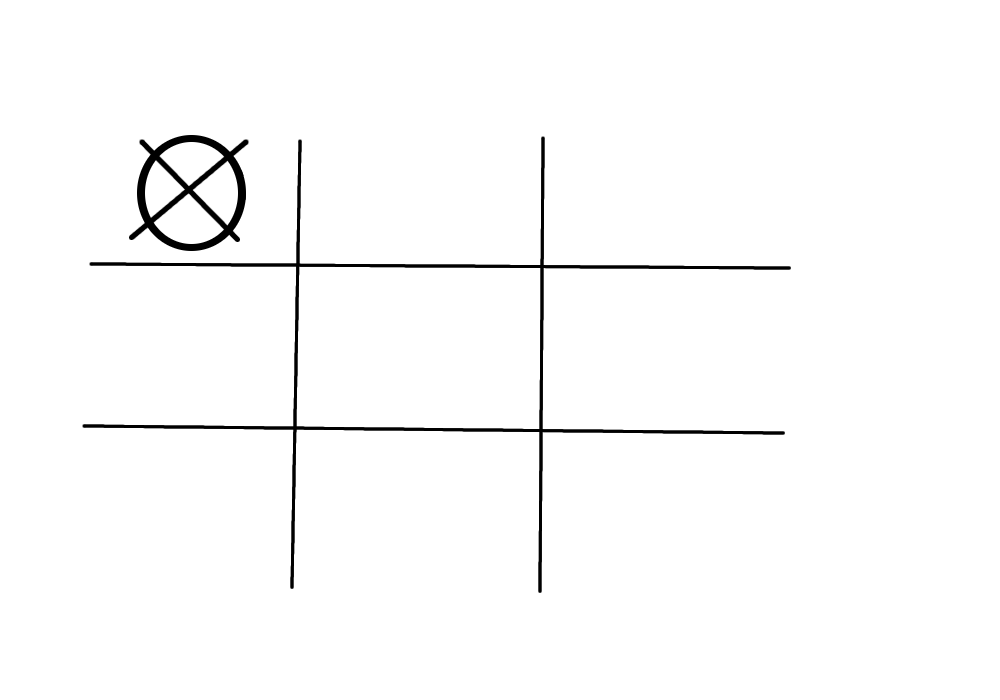
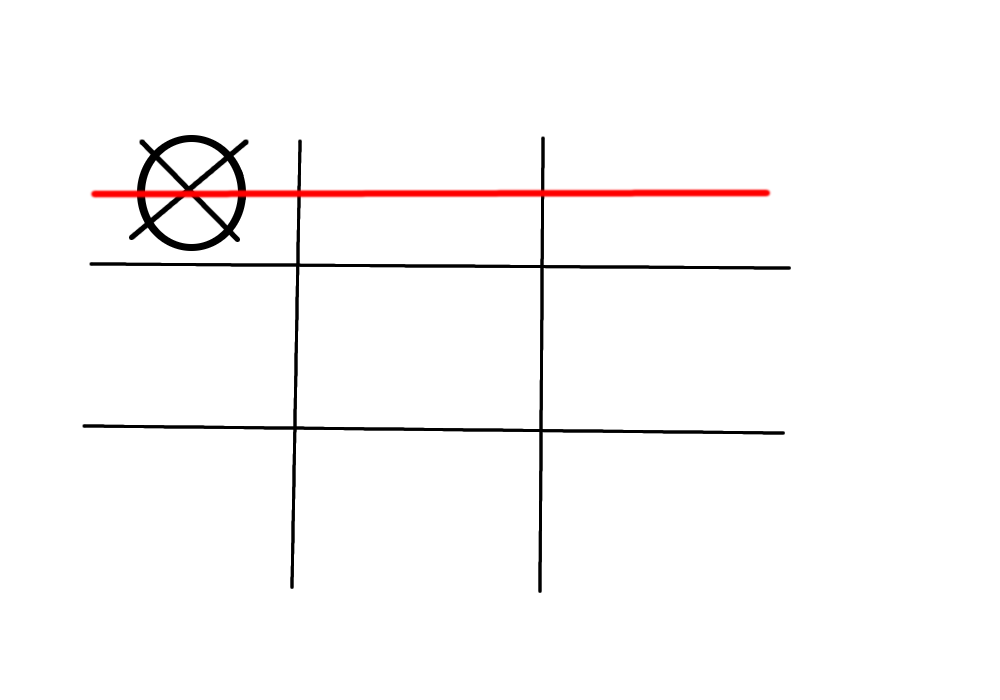
Two versions of the same layered image (1000x700). Layer-by-layer changes:
added layer "Layer #2" above "Layer #1" over 89, 188, 772, 199
